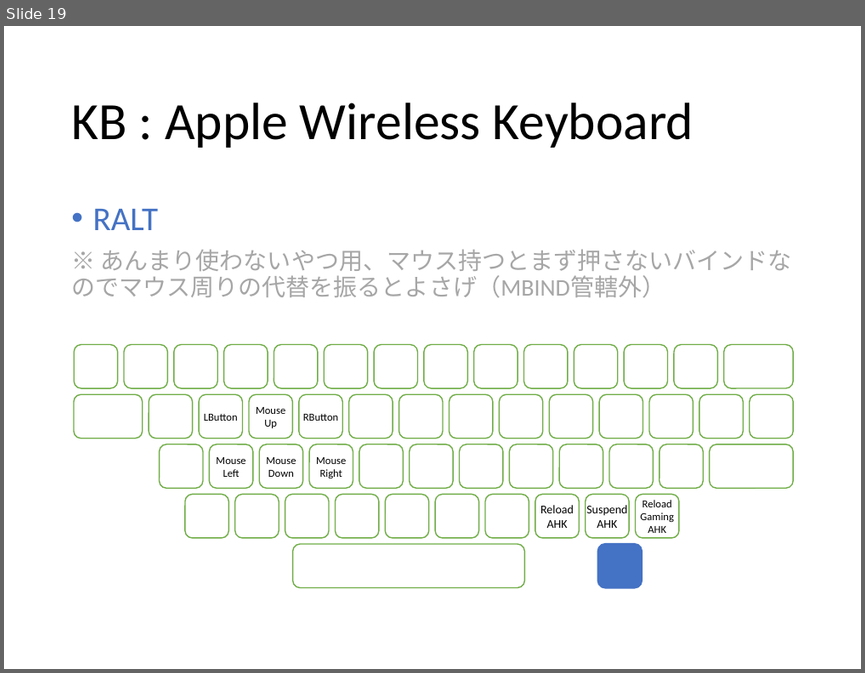
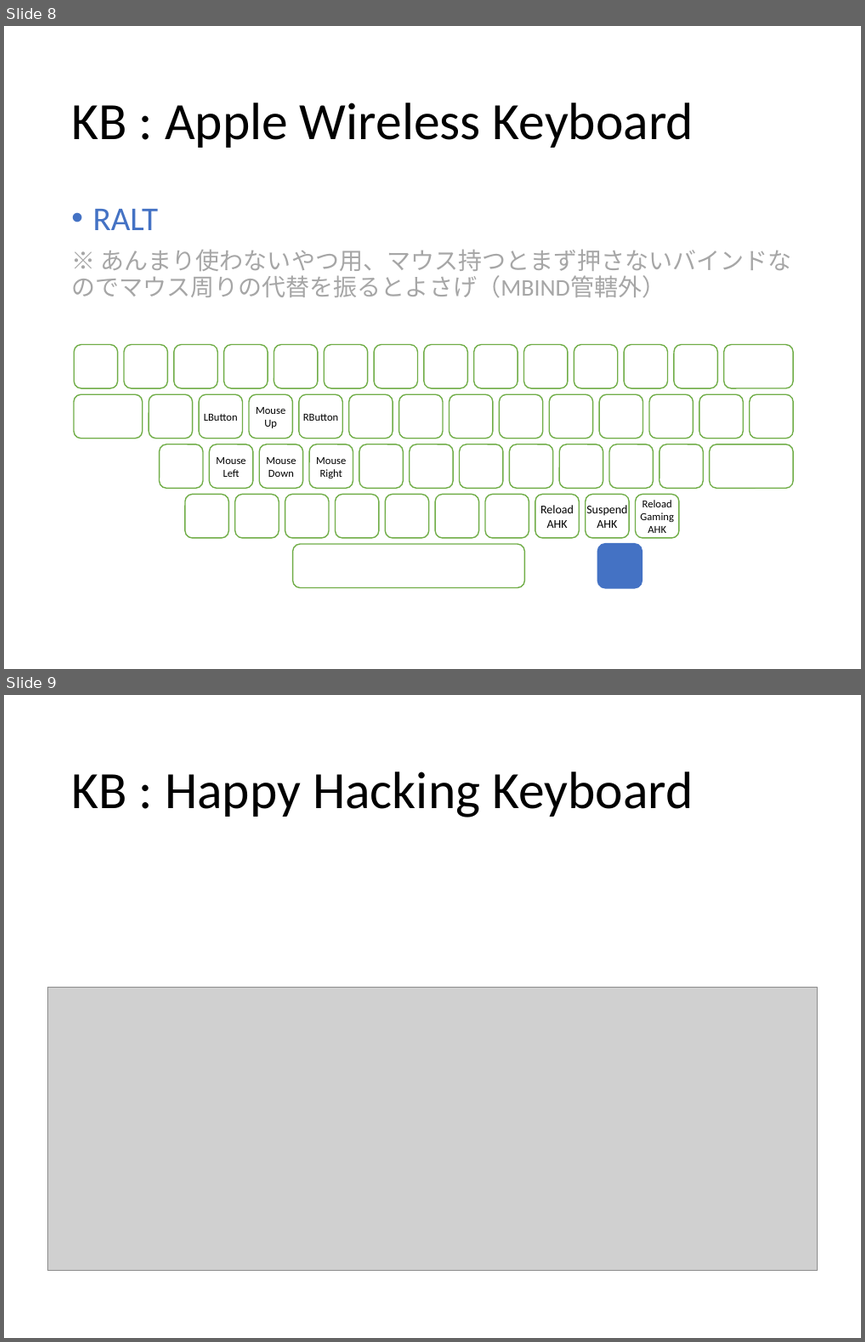
Before and after one commit to ittooo66/myAHK, a slide deck: MANUAL.pptx. Shown one above the other, each under a label of ours: slide 19 before the commit, slides 8 and 9 after it. The pictures are 865x673 and 865x1342 pixels, drawn with LibreOffice and Linux fonts; fonts in the diff are those of the drawing; grey boxes stand for pictures. Boxes give left, top, right and bottom in pixels: in the first picture for what was removed or moved away, otherwise in the second. Text is boxed around its words. In the diff, an @@ line names an element or a change of style, - is before the commit and + after.

```diff
--- a/MANUAL.pptx
+++ b/MANUAL.pptx
@@ slide 9 added at <box>4,695,861,1338</box>, background #FFFFFF @@
@@ title added at <box>71,771,692,817</box>, 44 pt, text #000000 @@
+KB : Happy Hacking Keyboard
@@ picture added at <box>47,987,817,1270</box> @@
@@ what was slide 19 is now slide 8 @@
```
Also in this commit, not shown: 6 slides changed, 3 other slides added, 6 slides removed, 1 other file.
